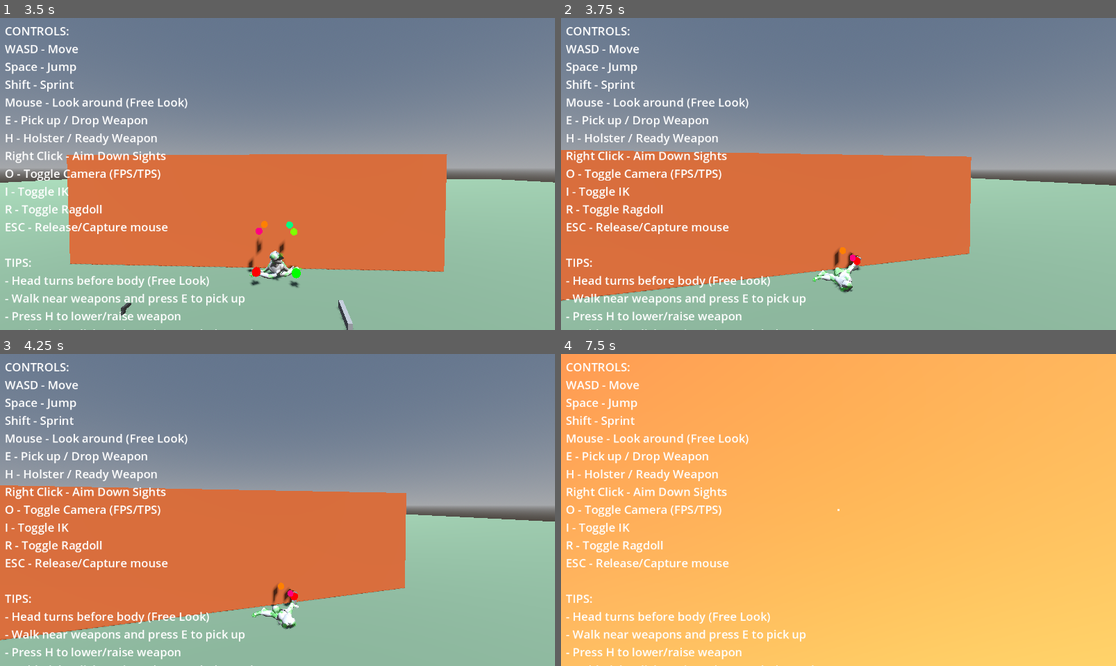
Above: before the commit, frames 1-4 (two rows, left to right).
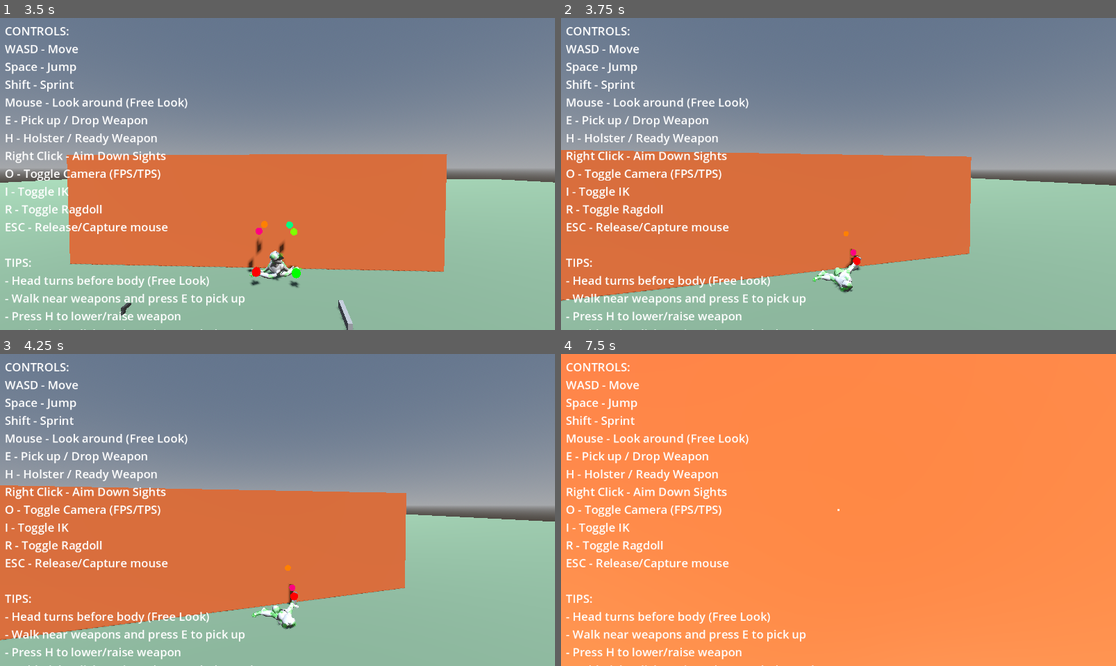
Above: after the commit, the same moments.

Repository: lmf-git/fpsikanimragdoll
Game: Godot game, scene res://world.tscn
Two runs of this game, one before a commit and one after it. Both use one fixed random seed, a clock stepped at 60 frames per second and the inputs below.
Inputs (mouse positions are in pixels of both pictures, inside the frame that each line leads up to):
- Up to frame 1 (3.5 s): tap Enter at 0.5 s; move the mouse to (305, 174) at 0.52 s; hold Shift (sprint) 0.53-1.28 s; hold W (move_forward) from 0.53 s (still down); click (305, 174) at 0.67 s; tap Space (jump) at 0.77, 1.52, 3.02 s; move the mouse to (249, 174) at 1.27 s; tap O (toggle_camera) at 1.35 s; move the mouse to (288, 167) at 2.02 s; hold I (toggle_ik) 2.03-2.78 s; move the mouse to (271, 180) at 2.77 s; tap R (toggle_ragdoll) at 2.85 s; click (271, 180) at 2.92 s
- Up to frame 2 (3.75 s): keep holding W (move_forward); move the mouse to (877, 177) at 3.52 s; tap E at 3.6 s
- Up to frame 3 (4.25 s): keep holding W (move_forward); tap Space (jump) at 3.77 s
- Up to frame 4 (7.5 s): move the mouse to (794, 506) at 4.27 s; tap H at 4.35 s; tap Space (jump) at 4.52, 6.02, 6.77 s; move the mouse to (844, 510) at 5.02 s; hold Shift (sprint) 5.03-5.78 s; click (844, 510) at 5.17 s; move the mouse to (816, 503) at 5.77 s; release W (move_forward) at 5.78 s; hold D (move_right) 5.78-6.53 s; tap O (toggle_camera) at 5.85 s; move the mouse to (866, 510) at 6.52 s; hold I (toggle_ik) 6.53-7.28 s; hold W (move_forward) from 6.53 s (still down); move the mouse to (810, 510) at 7.27 s; tap R (toggle_ragdoll) at 7.35 s; click (810, 510) at 7.42 s

Frame 1 is identical in both runs. In frame 2, 0.2% of the frame differs, in the area x 48-54%, y 68-82%; in frame 3, 0.2%; in frame 4, 96%, in the area x 0-100%, y 0-100%.

Commit message:
Move smoke to impact, improve arm IK alignment with aim direction
Impact smoke improvements:
- Move smoke particles from muzzle to bullet impact point
- Create smaller dust puff (8 particles, 0.05-0.08 scale)
- Smoke emits along surface normal from impact
- Dusty brown-gray color (0.5, 0.45, 0.4) for realistic effect
- Short lifetime (0.8s) with quick burst (0.9 explosiveness)
- Remove muzzle smoke, keep only muzzle flash

Arm IK alignment improvements:
- Elbows now positioned perpendicular to aim direction
- Calculate aim-relative right/down vectors for elbow offset
- Right elbow offset 0.25m to the right, 0.15m down from aim line
- Left elbow offset 0.25m to the left, 0.15m down from aim line
- Arms stay aligned with aim direction when looking left/right
- Fixes hand facing body issue by keeping arm structure along aim vector

Diff:
--- a/character_controller.gd
+++ b/character_controller.gd
@@ -1445,12 +1445,10 @@
 	if not equipped_weapon:
 		return
 
-	# Get flash position and direction - use muzzle_point if available
+	# Get flash position - use muzzle_point if available
 	var flash_position = equipped_weapon.global_position
-	var muzzle_forward = Vector3.FORWARD
 	if equipped_weapon.muzzle_point:
 		flash_position = equipped_weapon.muzzle_point.global_position
-		muzzle_forward = -equipped_weapon.muzzle_point.global_transform.basis.z
 
 	# Create bright muzzle flash light
 	var flash = OmniLight3D.new()
@@ -1466,59 +1464,21 @@
 	flash_tween.tween_property(flash, "light_energy", 0.0, 0.05)
 	flash_tween.tween_callback(flash.queue_free)
 
-	# Create muzzle smoke particles
-	var smoke = GPUParticles3D.new()
-	get_tree().root.add_child(smoke)
-	smoke.global_position = flash_position
-
-	# Align smoke to shoot forward from barrel
-	smoke.global_rotation = equipped_weapon.muzzle_point.global_rotation if equipped_weapon.muzzle_point else equipped_weapon.global_rotation
-
-	# Particle settings
-	smoke.emitting = true
-	smoke.one_shot = true
-	smoke.explosiveness = 0.8  # Quick burst
-	smoke.amount = 20
-	smoke.lifetime = 1.5
-	smoke.speed_scale = 1.0
-
-	# Create particle process material
-	var smoke_material = ParticleProcessMaterial.new()
-	smoke_material.direction = Vector3(0, 0, -1)  # Forward in local space
-	smoke_material.spread = 15.0  # Slight cone spread
-	smoke_material.initial_velocity_min = 3.0
-	smoke_material.initial_velocity_max = 5.0
-	smoke_material.gravity = Vector3(0, 0.5, 0)  # Smoke rises slowly
-	smoke_material.damping_min = 1.0
-	smoke_material.damping_max = 2.0
-	smoke_material.scale_min = 0.1
-	smoke_material.scale_max = 0.15
-	smoke_material.scale_curve = _create_smoke_scale_curve()
-	smoke_material.color = Color(0.3, 0.3, 0.3, 0.6)  # Gray smoke
-	smoke_material.color_ramp = _create_smoke_fade_gradient()
-
-	smoke.process_material = smoke_material
-	smoke.draw_pass_1 = _create_smoke_mesh()
-
-	# Auto-cleanup after particles finish
-	var cleanup_timer = get_tree().create_timer(2.0)
-	cleanup_timer.timeout.connect(func(): smoke.queue_free())
-
-	print("Muzzle flash and smoke at ", flash_position)
-
-func _create_smoke_scale_curve() -> Curve:
-	"""Create curve for smoke particles to grow over time"""
+	print("Muzzle flash at ", flash_position)
+
+func _create_impact_smoke_scale_curve() -> Curve:
+	"""Create curve for impact smoke/dust particles to grow over time"""
 	var curve = Curve.new()
-	curve.add_point(Vector2(0.0, 0.2))  # Start small
+	curve.add_point(Vector2(0.0, 0.3))  # Start small
 	curve.add_point(Vector2(0.5, 1.0))  # Grow to full size
-	curve.add_point(Vector2(1.0, 1.5))  # Continue expanding
+	curve.add_point(Vector2(1.0, 1.2))  # Slight expansion
 	return curve
 
-func _create_smoke_fade_gradient() -> Gradient:
-	"""Create gradient for smoke to fade out over time"""
+func _create_impact_smoke_fade_gradient() -> Gradient:
+	"""Create gradient for impact smoke to fade out over time"""
 	var gradient = Gradient.new()
-	gradient.set_color(0, Color(0.4, 0.4, 0.4, 0.8))  # Start visible
-	gradient.set_color(1, Color(0.3, 0.3, 0.3, 0.0))  # Fade to transparent
+	gradient.set_color(0, Color(0.5, 0.45, 0.4, 0.8))  # Start visible dusty color
+	gradient.set_color(1, Color(0.4, 0.4, 0.4, 0.0))  # Fade to transparent
 	return gradient
 
 func _create_smoke_mesh() -> QuadMesh:
@@ -1644,18 +1604,46 @@
 	var decal_timer = get_tree().create_timer(30.0)  # Stay for 30 seconds
 	decal_timer.timeout.connect(func(): decal.queue_free())
 
-	# 2. CREATE SIMPLE VISIBLE SMOKE PUFF
-	var smoke = OmniLight3D.new()
+	# 2. CREATE IMPACT DUST/SMOKE PARTICLES
+	var smoke = GPUParticles3D.new()
 	get_tree().root.add_child(smoke)
-	smoke.global_position = impact_pos + normal * 0.1
-	smoke.light_color = Color(0.6, 0.6, 0.6)  # Gray light
-	smoke.light_energy = 2.0
-	smoke.omni_range = 1.0
-
-	# Fade out smoke light over time
-	var smoke_tween = create_tween()
-	smoke_tween.tween_property(smoke, "light_energy", 0.0, 0.5)
-	smoke_tween.tween_callback(smoke.queue_free)
+	smoke.global_position = impact_pos + normal * 0.05
+
+	# Orient smoke to emit along surface normal
+	var up_dir = Vector3.UP
+	if abs(normal.dot(Vector3.UP)) > 0.99:
+		up_dir = Vector3.RIGHT
+	smoke.look_at(impact_pos + normal * 2.0, up_dir)
+
+	# Particle settings - small dust puff
+	smoke.emitting = true
+	smoke.one_shot = true
+	smoke.explosiveness = 0.9  # Very quick burst
+	smoke.amount = 8  # Fewer particles for smaller effect
+	smoke.lifetime = 0.8  # Shorter lifetime
+	smoke.speed_scale = 1.0
+
+	# Create particle material
+	var smoke_material = ParticleProcessMaterial.new()
+	smoke_material.direction = Vector3(0, 0, -1)  # Forward along normal in local space
+	smoke_material.spread = 25.0  # Wide spread for dust puff
+	smoke_material.initial_velocity_min = 1.0  # Slower particles
+	smoke_material.initial_velocity_max = 2.5
+	smoke_material.gravity = Vector3(0, 0.3, 0)  # Light upward drift
+	smoke_material.damping_min = 2.0  # Quick slowdown
+	smoke_material.damping_max = 3.0
+	smoke_material.scale_min = 0.05  # Smaller particles
+	smoke_material.scale_max = 0.08
+	smoke_material.scale_curve = _create_impact_smoke_scale_curve()
+	smoke_material.color = Color(0.5, 0.45, 0.4, 0.7)  # Dusty brown-gray
+	smoke_material.color_ramp = _create_impact_smoke_fade_gradient()
+
+	smoke.process_material = smoke_material
+	smoke.draw_pass_1 = _create_smoke_mesh()
+
+	# Auto-cleanup
+	var cleanup_timer = get_tree().create_timer(1.5)
+	cleanup_timer.timeout.connect(func(): smoke.queue_free())
 
 	# 3. CREATE BRIGHT IMPACT FLASH
 	var flash = OmniLight3D.new()
@@ -1927,21 +1915,26 @@
 	# RIGHT ARM: Position elbow and wrist targets to follow hand target
 	# This makes the entire arm follow the aim direction
 	if right_hand_target and right_elbow_target and right_wrist_target:
-		# Calculate direction from chest to hand target
+		# Calculate direction from chest to hand target (aim direction)
 		var chest_to_hand = right_hand_target.global_position - anchor_transform.origin
+		var aim_direction = chest_to_hand.normalized()
 		var hand_distance = chest_to_hand.length()
 
-		# Position elbow to create natural arm bend
-		# Elbow should be:
-		# - Partway between chest and hand (about 50% of distance)
-		# - Down from the line between chest and hand
-		# - To the right (outward from body)
-		var elbow_pos = anchor_transform.origin + chest_to_hand * 0.5  # Halfway to hand
-
-		# Add offset to create elbow bend (down and right)
-		var body_basis = Basis(Vector3.UP, body_rotation_y)
-		var elbow_bend_offset = Vector3(0.15, -0.2, 0.05)  # Right, down, slightly back
-		elbow_pos += body_basis * elbow_bend_offset
+		# Position elbow along aim line but offset to the side
+		# Start halfway along the aim direction
+		var elbow_pos = anchor_transform.origin + chest_to_hand * 0.45  # 45% to hand
+
+		# Create perpendicular offset (right and down) relative to aim direction
+		# Get the right vector perpendicular to aim direction
+		var up_ref = Vector3.UP
+		if abs(aim_direction.dot(Vector3.UP)) > 0.9:
+			up_ref = Vector3.RIGHT
+		var aim_right = aim_direction.cross(up_ref).normalized()
+		var aim_down = aim_right.cross(aim_direction).normalized()
+
+		# Offset elbow to the right and down from aim line
+		elbow_pos += aim_right * 0.25  # More to the right for better bend
+		elbow_pos += aim_down * 0.15  # Down for natural drop
 
 		right_elbow_target.global_position = elbow_pos
 
@@ -1955,15 +1948,22 @@
 			# Two-handed weapon or aiming with pistol: left hand supports weapon
 			# Position elbow and wrist to follow the left hand target (same as right arm logic)
 			var chest_to_hand = left_hand_target.global_position - anchor_transform.origin
+			var aim_direction = chest_to_hand.normalized()
 			var hand_distance = chest_to_hand.length()
 
-			# Position elbow halfway to hand with bend offset
-			var elbow_pos = anchor_transform.origin + chest_to_hand * 0.5
-
-			# Add offset to create elbow bend (down and left)
-			var body_basis = Basis(Vector3.UP, body_rotation_y)
-			var elbow_bend_offset = Vector3(-0.15, -0.2, 0.05)  # Left, down, slightly back
-			elbow_pos += body_basis * elbow_bend_offset
+			# Position elbow along aim line but offset to the side
+			var elbow_pos = anchor_transform.origin + chest_to_hand * 0.45  # 45% to hand
+
+			# Create perpendicular offset (left and down) relative to aim direction
+			var up_ref = Vector3.UP
+			if abs(aim_direction.dot(Vector3.UP)) > 0.9:
+				up_ref = Vector3.RIGHT
+			var aim_right = aim_direction.cross(up_ref).normalized()
+			var aim_down = aim_right.cross(aim_direction).normalized()
+
+			# Offset elbow to the left and down from aim line
+			elbow_pos += aim_right * -0.25  # To the left (negative right)
+			elbow_pos += aim_down * 0.15  # Down for natural drop
 
 			left_elbow_target.global_position = elbow_pos
 
